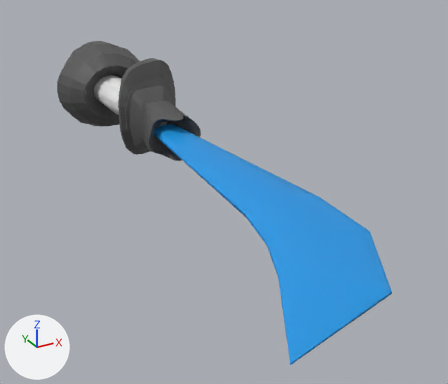
Renders of the Blender file Assets/RobotParts/Attachment/SwordArm/Models/SwordArmModel.blend from each side of a commit.
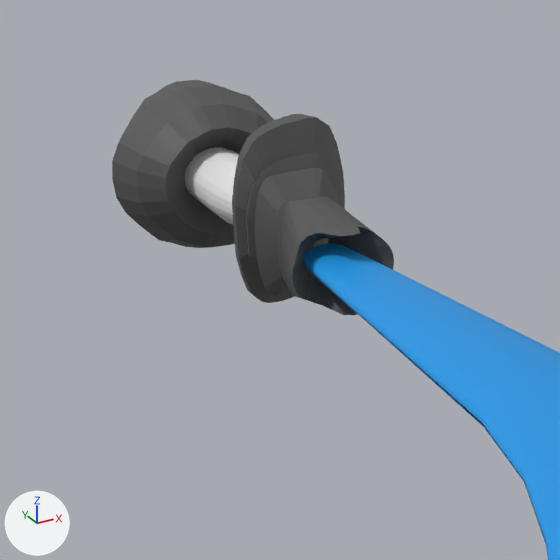
Each version appears first whole from a camera (50 mm lens) standing at (-2.67, -2.23, 2.19) and looking at (0.17, 2.94, -0.39), and next in a close-up on the part from 0% to 64% of the width and 0% to 74% of the height. Lighting does not change. The marker at lower left points along +X, +Y and +Z.

Names of what the first close-up shows: 'Arm', 'Blade'.
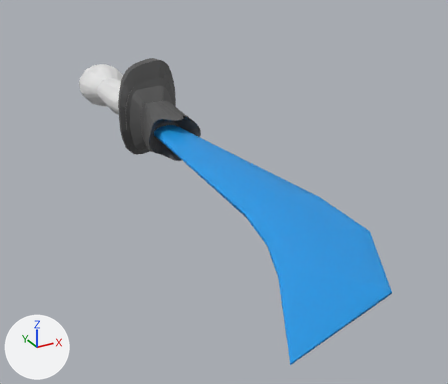
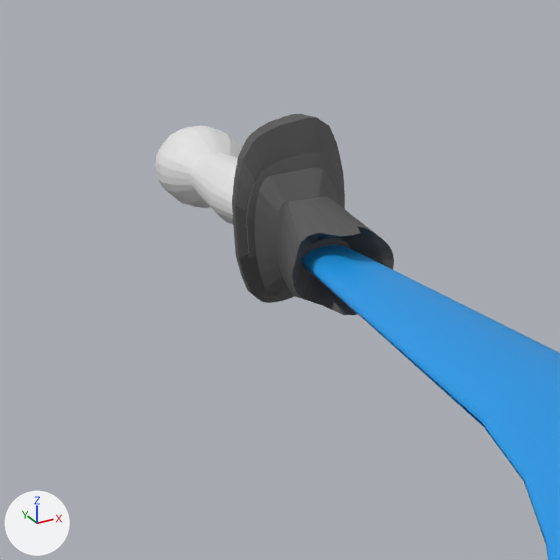
Location of each change, (x1, y1, x2, y2) in pixels of the close-ups (560 x 560 px):
'Arm', reshaped: before (112, 80, 274, 248); after (155, 126, 242, 224)
part 1 of me_cone, built on: before (119, 80, 239, 218); after (155, 126, 242, 209)
part 2 of me_cone, recoloured: before (112, 85, 274, 248); after (168, 134, 241, 208)

What the commit changed:
me_cone is used by ob_arm; location (0.058, -0.024, 0.0); rotation (1.571, 0.0, 0.0), in degrees (90, 0, 0).
me_cone had 136 vertices, 113 faces and spanned x -0.68..0.67, y -0.6..0.0, z -6.59..-4.74.
me_cone now has 221 vertices, 194 faces and spans x -0.33..0.32, y -0.29..0.0, z -6.71..-4.74.
Part 1, on me_cone:
17 vertices are removed from x -0.57..0.56, y -0.6..0.0, z -6.59..-6.58.
16 faces are deleted.
3 vertices in x -0.03..0.03, y -0.21, z -6.07 move by (0.0, 0.01, 0.29).
3 vertices in x 0.1..0.17, y -0.18..-0.13, z -6.07 move by (-0.01, 0.01, 0.3).
62 vertices move from x -0.68..0.67, y -0.6..0.0, z -6.34..-5.88 to x -0.31..0.3, y -0.27..0.0, z -6.23..-5.76.
94 vertices are added at x -0.33..0.32, y -0.29..0.0, z -6.71..-6.33.
8 new vertices lie (0.0, 0.0, 0.11) away from vertices in x -0.33..0.32, y -0.18..0.0, z -6.44.
97 new faces join them.
me_cone part 2: 48 faces spanning x -0.31..0.3, y -0.27..0.0, z -6.23..-5.76 switch from mat_body (dark grey #535353) to mat_trim (white #e7e7e7).
